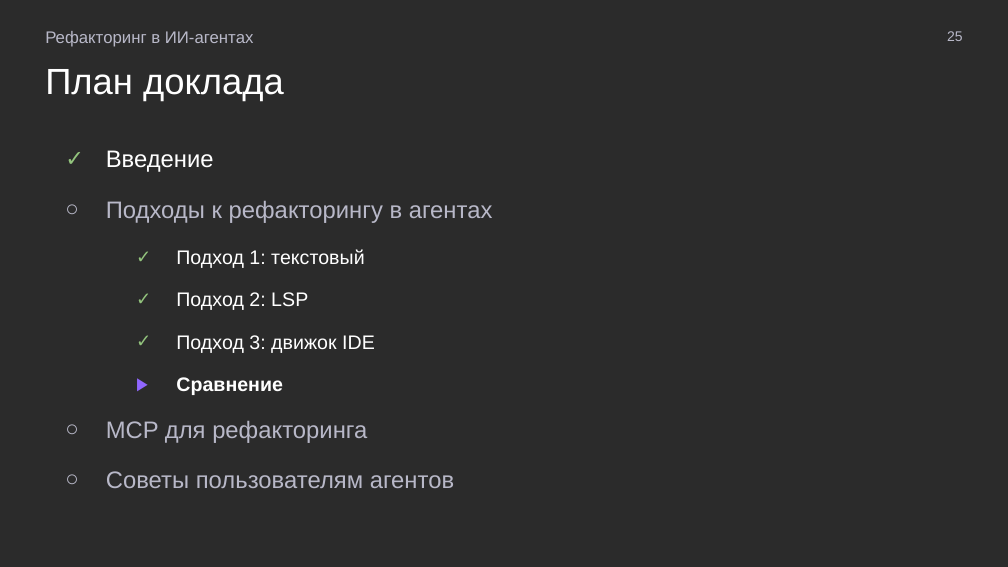
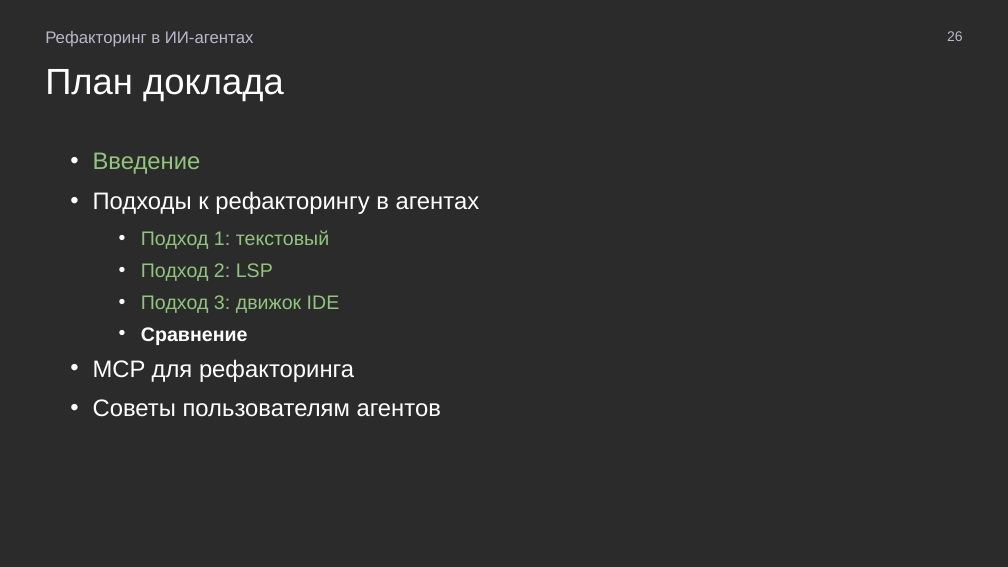
Before and after one commit to MchKosticyn/ide-refactoring-in-ai-agents, a slide deck: slide 26 of Доклад_ Рефакторинг в ИИ-агентах.pptx (slide 25 before the commit). Drawn at 1008x567 pixels with LibreOffice and Linux fonts; fonts in the diff are those of the drawing; background and template pictures are left out; a plain dark background stands for a picture behind light text. Boxes give left, top, right and bottom in pixels: in the first picture for what was removed or moved away, otherwise in the second. Text is boxed around its words. In the diff, an @@ line names an element or a change of style, - is before the commit and + after.

Commit message:
Text inside shapes, native bullets, plan slide progressive disclosure, neutral result aspects

```diff
--- a/Доклад_ Рефакторинг в ИИ-агентах.pptx
+++ b/Доклад_ Рефакторинг в ИИ-агентах.pptx
@@ text removed at <box>60,141,101,181</box> @@
-✓
@@ text added at <box>93,152,480,417</box>, 17 pt, text #FFFFFF @@
+• Введение
+• Подходы к рефакторингу в агентах
+• Подход 1: текстовый
+• Подход 2: LSP
+• Подход 3: движок IDE
+• Сравнение
+• MCP для рефакторинга
+• Советы пользователям агентов
@@ text removed at <box>106,150,214,172</box> @@
-Введение
@@ text removed at <box>60,192,101,232</box> @@
-○
@@ text removed at <box>106,201,493,223</box> @@
-Подходы к рефакторингу в агентах
@@ text removed at <box>131,242,171,277</box> @@
-✓
@@ text removed at <box>176,249,364,268</box> @@
-Подход 1: текстовый
@@ text removed at <box>131,284,171,320</box> @@
-✓
@@ text removed at <box>176,292,308,310</box> @@
-Подход 2: LSP
@@ text removed at <box>131,327,171,362</box> @@
-✓
@@ text removed at <box>176,335,375,353</box> @@
-Подход 3: движок IDE
@@ text removed at <box>131,369,171,404</box> @@
-▶
@@ text removed at <box>176,377,283,395</box> @@
-Сравнение
@@ text removed at <box>60,411,101,452</box> @@
-○
@@ text removed at <box>106,421,367,443</box> @@
-MCP для рефакторинга
@@ text removed at <box>60,462,101,502</box> @@
-○
@@ text removed at <box>106,471,454,488</box> @@
-Советы пользователям агентов
```
Also in this commit, not shown: 31 other slides changed, 1 slide added, 1 other file.
